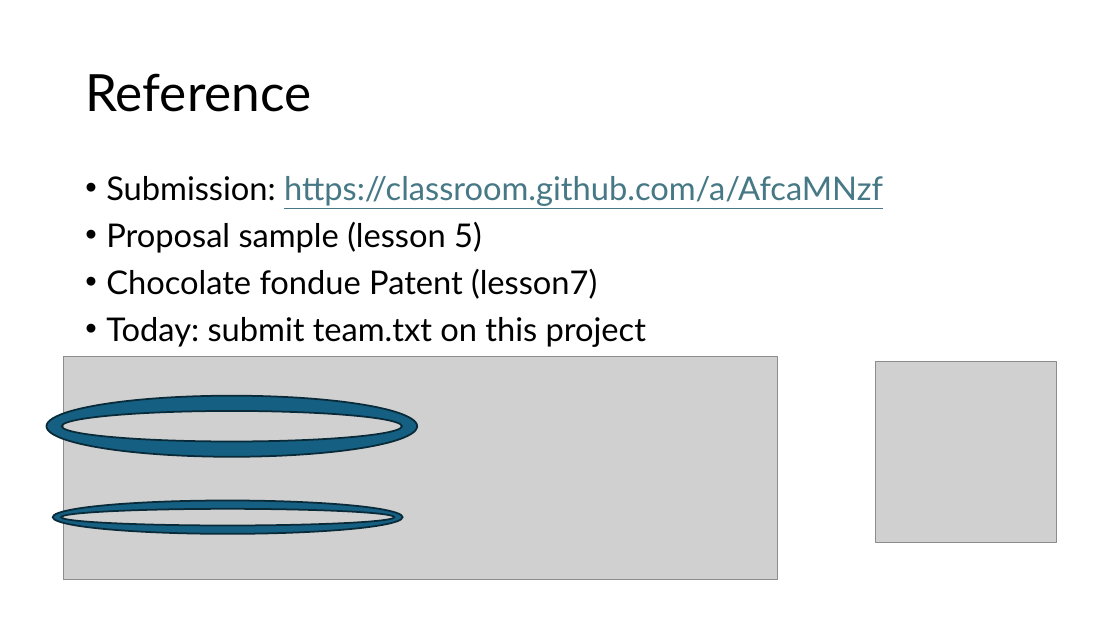
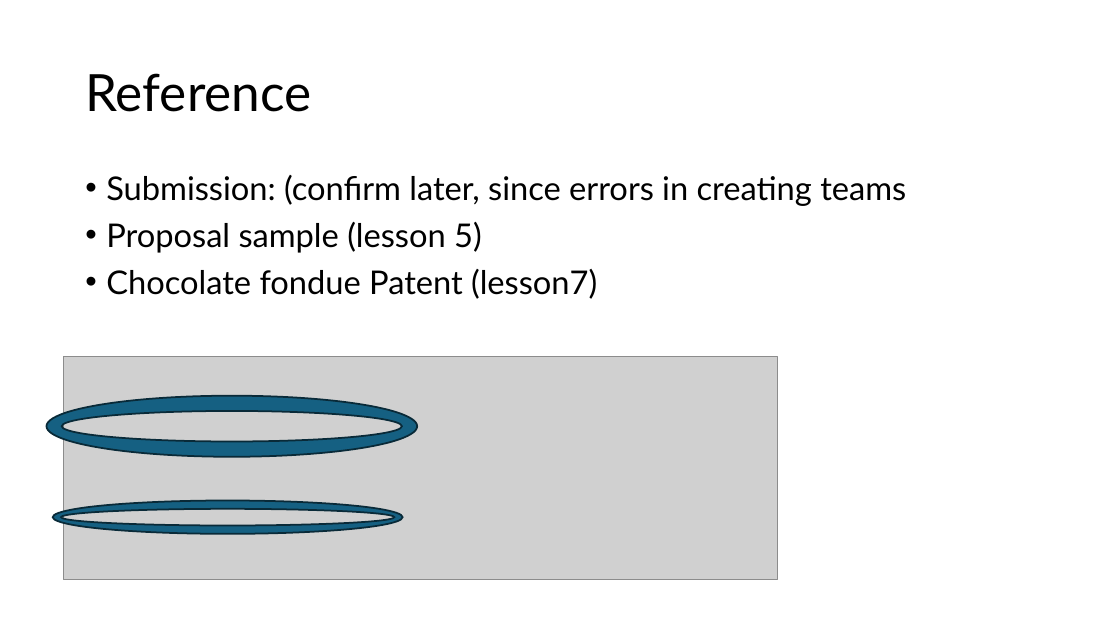
Before and after one commit to JLNU-EETC3433/courseware, a slide deck: slide 6 of 20241108-lesson10.pptx. Drawn at 1120x630 pixels with LibreOffice and Linux fonts; fonts in the diff are those of the drawing; grey boxes stand for pictures. Boxes give left, top, right and bottom in pixels: in the first picture for what was removed or moved away, otherwise in the second. Text is boxed around its words. In the diff, an @@ line names an element or a change of style, - is before the commit and + after.

```diff
--- a/20241108-lesson10.pptx
+++ b/20241108-lesson10.pptx
@@ text at (106,175,906,206): text changed; text colour #467886 to #000000 @@
-• Submission: https://classroom.github.com/a/AfcaMNzf
+• Submission: (confirm later, since errors in creating teams
@@ text at (106,317,646,347): paragraph removed @@
-• Today: submit team.txt on this project
@@ picture removed at (875,362,1057,544) @@
```
Also in this commit, not shown: 1 other slide changed, 1 other file.
